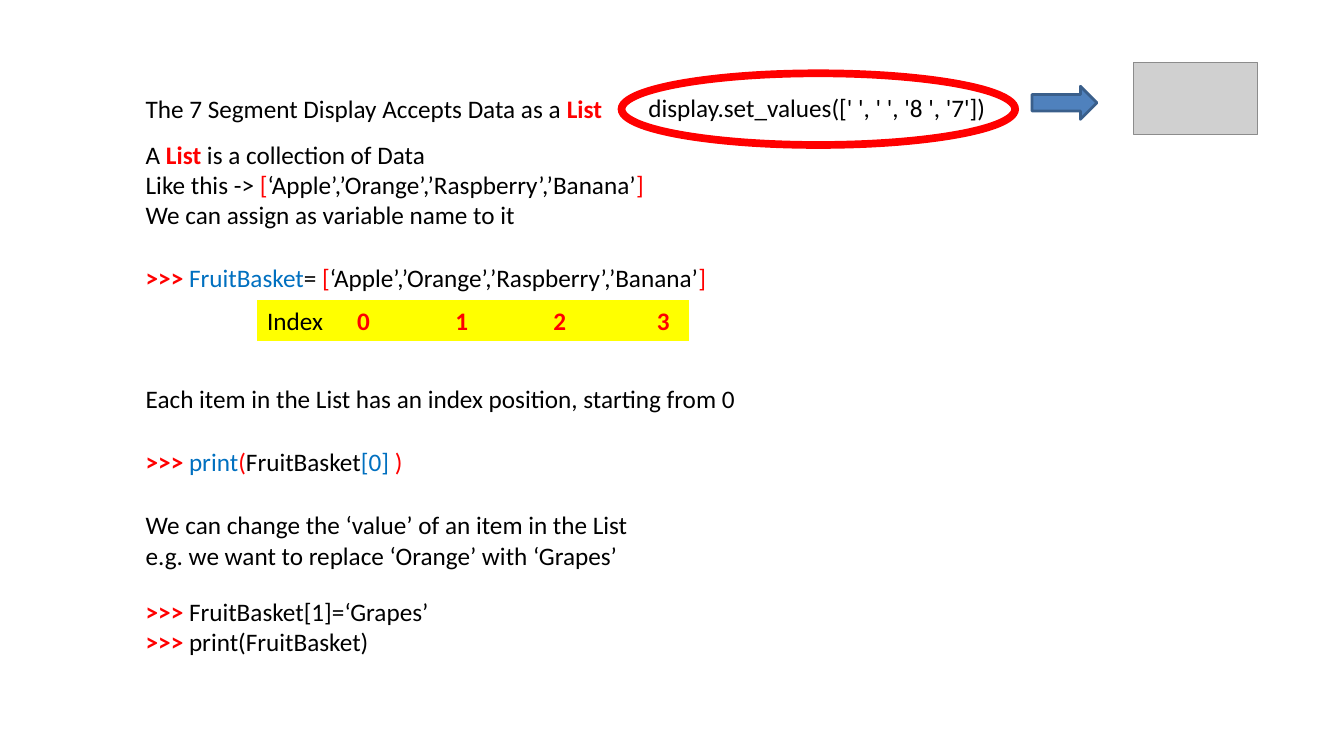
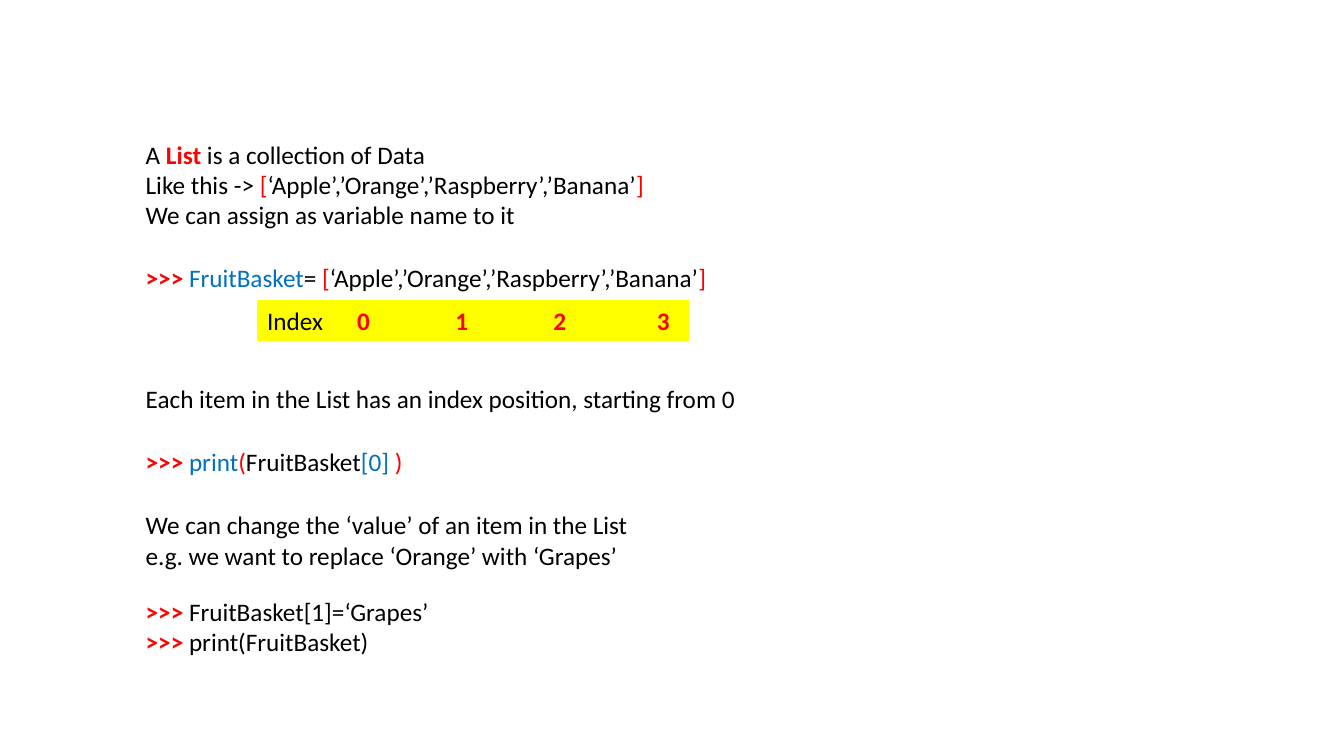
Before and after one commit to ssgoh/Intro_To_Raspberry_Pi, a slide deck: slide 3 of Week 3/031 - Lesson 3 (WEEK 3).pptx (slide 7 before the commit). Drawn at 1344x756 pixels with LibreOffice and Linux fonts; fonts in the diff are those of the drawing; grey boxes stand for pictures. Boxes give left, top, right and bottom in pixels: in the first picture for what was removed or moved away, otherwise in the second. Text is boxed around its words. In the diff, an @@ line names an element or a change of style, - is before the commit and + after.

```diff
--- a/Week 3/031 - Lesson 3 (WEEK 3).pptx
+++ b/Week 3/031 - Lesson 3 (WEEK 3).pptx
@@ ellipse removed at <box>622,74,1015,145</box> @@
@@ right arrow removed at <box>1032,87,1097,120</box> @@
@@ picture removed at <box>1133,63,1257,134</box> @@
@@ text removed at <box>146,100,602,123</box> @@
-The 7 Segment Display Accepts Data as a List
@@ text removed at <box>648,98,985,124</box> @@
-display.set_values([' ', ' ', '8 ', '7'])
```
Also in this commit, not shown: 2 other slides changed, 3 slides added.
